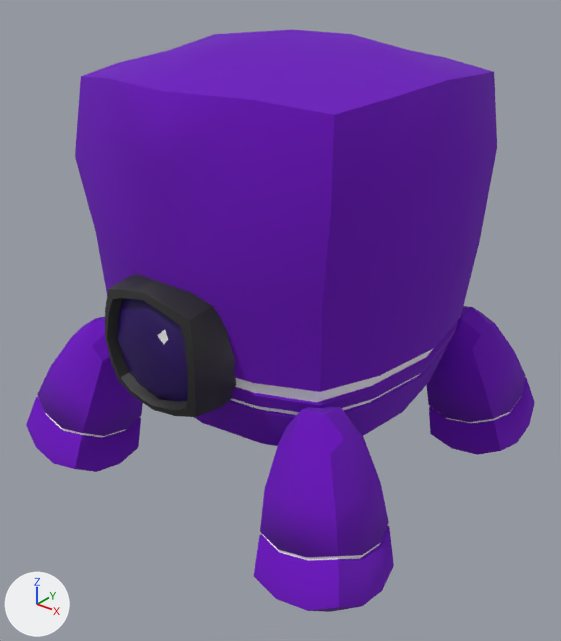
An edit to the FBX model asset/Model/enemy_a_model.fbx, drawn before and after from the same camera.
Rendered twice from a camera (50 mm lens) standing at (2.15, -2.74, 2.44) and looking at (0.05, -0.11, 0.81). Arrows for +X, +Y and +Z are at lower left; the lights stay in place. The picture after the commit comes second.

Script lines for the objects in view, before the commit:
```python
mat_body = principled_material('Body')
mat_body.base_color = (0.146, 0.0, 0.511)  # purple #6b00bd
mat_body.roughness = 1.0
mat_gear_003 = principled_material('Gear.003')
mat_gear_003.base_color = (0.0206, 0.0, 0.12)  # dark purple #270061
me_立方体_005 = bpy.data.meshes.new('立方体.005')
me_立方体_005.from_pydata(...)  # 712 vertices, 700 faces; spans x -1.01..1.01, y -0.97..0.97, z -0.02..2.11
# faces by material slot: [488, 80, 19, 1, 112]
me_立方体_005.materials.append(mat_body)  # purple #6b00bd
me_立方体_005.materials.append(mat_マテリアル_006)  # white #ffffff
me_立方体_005.materials.append(mat_gear_003)  # dark purple #270061
me_立方体_005.materials.append(mat_マテリアル_005)  # white #e7e7e7
me_立方体_005.materials.append(mat_マテリアル_003)  # black #292929
ob_ears_005 = bpy.data.objects.new('ears.005', me_立方体_005)
ob_ears_005.location = (0.0, 0.0, 0.0)
```
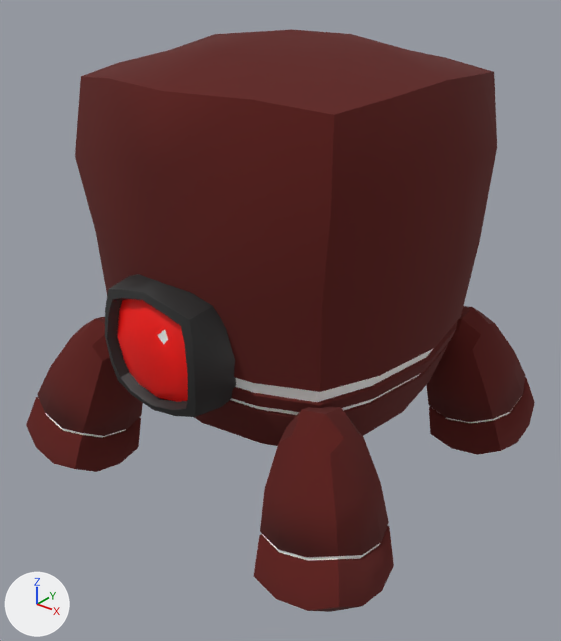
Changed parts and their boxes (x1, y1, x2, y2) in the pictures (561 x 641 px):
'ears.005', recoloured (purple to red)
    both: (26, 29, 535, 612)

The change in detail:
Material 'Body' (mat_body) changes colour from purple #6b00bd to dark red #5d1712; in linear values from (0.146, 0.0, 0.511) to (0.109, 0.00844, 0.00593).
Material 'Gear.003' (mat_gear_003) changes colour from dark purple #270061 to red #ff0a00; in linear values from (0.0206, 0.0, 0.12) to (1.0, 0.00295, 0.0).
